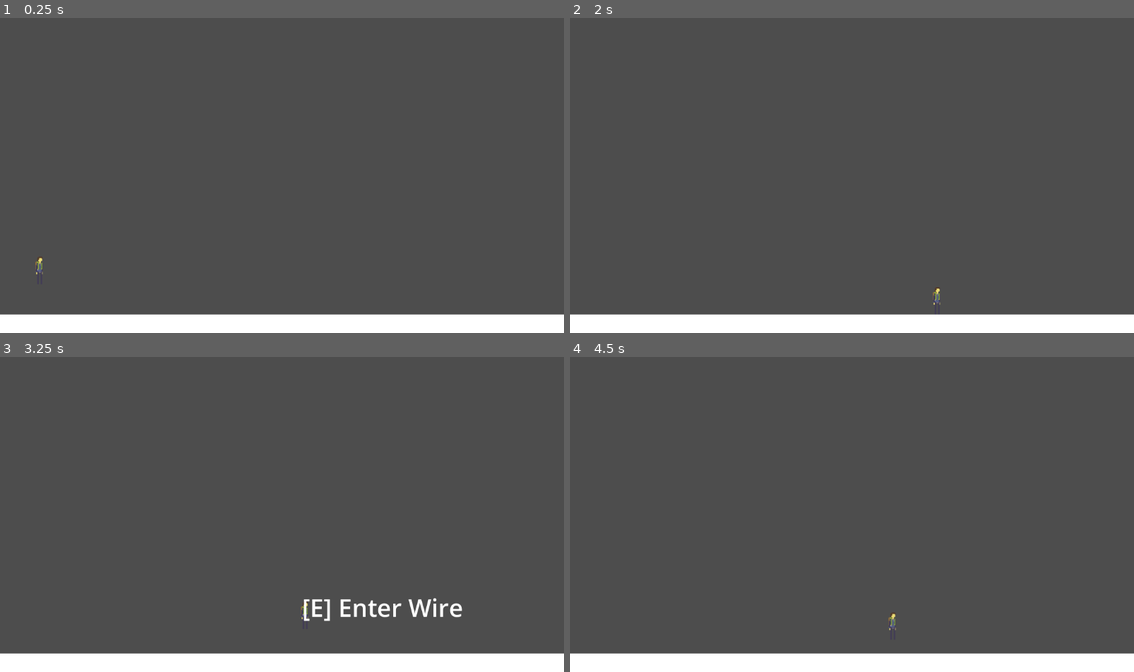
Above: before the commit, frames 1-4 (two rows, left to right).
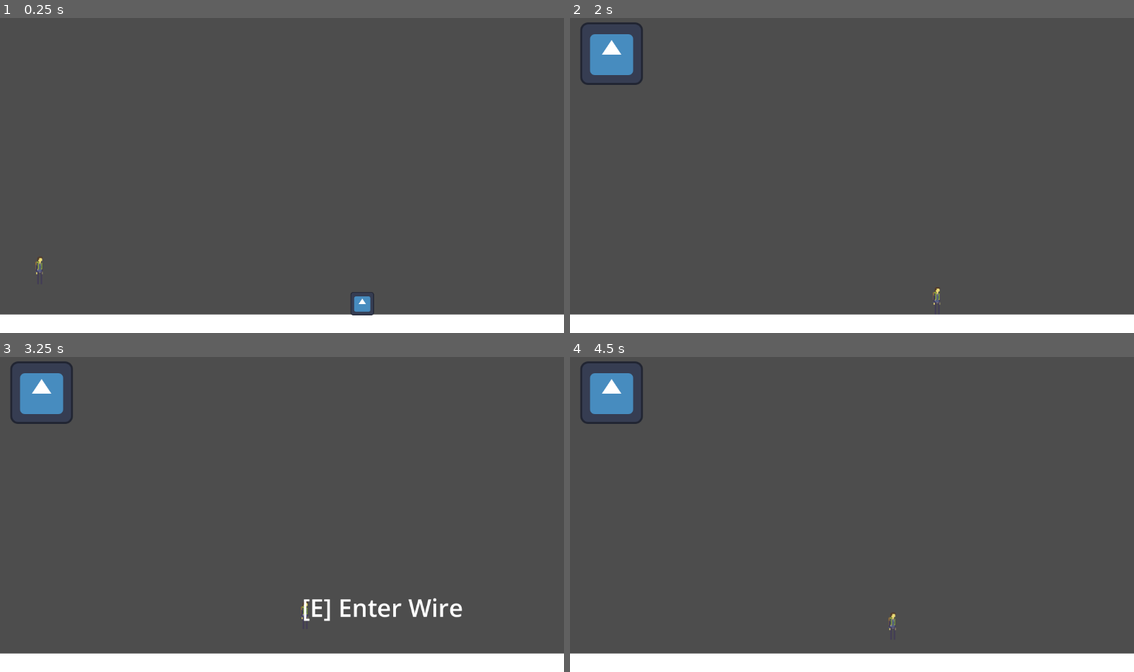
Above: after the commit, the same moments.

Repository: The-Spark-Industries/spark-energy
Game: Godot game, scene res://Master Scenes/level1.tscn
The game is run twice, just before and just after one commit, with the same random seed, the same clock (stepped at 60 frames per second) and the same inputs. The engine's default icon, where the game draws it, is replaced by a stand-in: a white triangle on a blue panel in a dark square.
Inputs:
- Up to frame 1 (0.25 s): no input
- Up to frame 2 (2 s): hold Right (ui_right) from 0.53 s (still down); tap E (interact) at 0.6, 1.35 s; tap Space (jump) at 0.77, 1.52 s
- Up to frame 3 (3.25 s): release Right (ui_right) at 2.03 s; hold Left (ui_left) 2.03-2.78 s; tap E (interact) at 2.1, 2.85 s; hold Right (ui_right) from 2.78 s (still down); tap Space (jump) at 3.02 s
- Up to frame 4 (4.5 s): tap E (interact) at 3.6, 4.35 s; tap Space (jump) at 3.77 s; release Right (ui_right) at 4.28 s; hold Left (ui_left) from 4.28 s (still down)

The runs differ from the first frame. In frame 1, 0.2% of the frame differs, in the area x 62-67%, y 87-95%; in frame 2, 1.3%, in the area x 1-13%, y 1-22%; in frame 3, 1.3%; in frame 4, 1.3%.

Commit message:
Finishing up

Diff:
--- a/Master Scenes/WaterShoes.tscn
+++ b/Master Scenes/WaterShoes.tscn
@@ -1,6 +1,7 @@
 [gd_scene format=3 uid="uid://g5lflum2cu2t"]
 
 [ext_resource type="Script" uid="uid://uy4ge4ox5n34" path="res://Scripts/WaterShoes.gd" id="1_water_shoes"]
+[ext_resource type="Texture2D" uid="uid://03g8lcmq571u" path="res://icon.svg" id="2_rhftb"]
 
 [sub_resource type="RectangleShape2D" id="RectangleShape2D_water_shoes"]
 size = Vector2(32, 32)
@@ -13,4 +14,7 @@
 shape = SubResource("RectangleShape2D_water_shoes")
 debug_color = Color(0, 0, 0, 0.41960785)
 
-[connection signal="area_entered" from="." to="." method="_on_area_entered"]
+[node name="Sprite2D" type="Sprite2D" parent="." unique_id=1819224295]
+position = Vector2(7.1525574e-07, 7.1525574e-07)
+scale = Vector2(0.25, 0.25)
+texture = ExtResource("2_rhftb")
--- a/Master Scenes/gameInterface.tscn
+++ b/Master Scenes/gameInterface.tscn
@@ -1,6 +1,6 @@
 [gd_scene format=3 uid="uid://u8w5e8g3euut"]
 
-[ext_resource type="Script" uid="uid://dls3n76f3qgr2" path="res://Master Scenes/game_interface.gd" id="1_bhmpg"]
+[ext_resource type="Script" uid="uid://dls3n76f3qgr2" path="res://Scripts/game_interface.gd" id="1_bhmpg"]
 [ext_resource type="Texture2D" uid="uid://03g8lcmq571u" path="res://icon.svg" id="1_j3ay2"]
 
 [node name="gameInterface" type="Control" unique_id=2083672228]
@@ -18,9 +18,10 @@
 offset_bottom = 9.0
 columns = 15
 
-[node name="Button" type="Button" parent="GridContainer" unique_id=1306053666]
-layout_mode = 2
-icon = ExtResource("1_j3ay2")
+[node name="Icon" type="Sprite2D" parent="GridContainer" unique_id=147067831]
+unique_name_in_owner = true
+position = Vector2(64, 59)
+texture = ExtResource("1_j3ay2")
 
 [node name="Button2" type="Button" parent="GridContainer" unique_id=817545553]
 visible = false
--- a/Master Scenes/game_interface.gd
+++ /dev/null
@@ -1,11 +0,0 @@
-extends Control
-
-
-# Called when the node enters the scene tree for the first time.
-func _ready() -> void:
-	pass # Replace with function body.
-
-
-# Called every frame. 'delta' is the elapsed time since the previous frame.
-func _process(delta: float) -> void:
-	pass
--- a/Master Scenes/level1.tscn
+++ b/Master Scenes/level1.tscn
@@ -2,12 +2,12 @@
 
 [ext_resource type="Script" uid="uid://ddurd58npppi" path="res://Scripts/Player.gd" id="1_vly50"]
 [ext_resource type="Texture2D" uid="uid://bbcour4btu45" path="res://1_Main Character Assets/Spark Assets/Spark Sprites/spark2.png" id="2_nuwp2"]
+[ext_resource type="PackedScene" uid="uid://u8w5e8g3euut" path="res://Master Scenes/gameInterface.tscn" id="3_303fj"]
 [ext_resource type="Script" uid="uid://hxb45dpv1eq5" path="res://Scripts/RoomCamera.gd" id="3_roomcam"]
 [ext_resource type="PackedScene" uid="uid://b3wrn5c1q8iuw" path="res://Master Scenes/pauseMenu.tscn" id="4_nuwp2"]
-[ext_resource type="Script" uid="uid://bqfwoq83t3tyc" path="res://Scripts/WireEnd.gd" id="4_wireend"]
 [ext_resource type="Script" uid="uid://b5agu4nw8ytqn" path="res://Scripts/WirePath.gd" id="5_wirepath"]
 [ext_resource type="Script" uid="uid://bqfwoq83t3tyc" path="res://Scripts/WireEnd.gd" id="6_wireend"]
-[ext_resource type="PackedScene" uid="uid://5ao3osj84mxr" path="res://Master Scenes/WaterBlock.tscn" id="7_rgorn"]
+[ext_resource type="PackedScene" uid="uid://dgy5vnulqv524" path="res://Master Scenes/WaterBlock.tscn" id="7_rgorn"]
 [ext_resource type="PackedScene" path="res://Master Scenes/Checkpoint.tscn" id="8_tiul6"]
 [ext_resource type="PackedScene" uid="uid://g5lflum2cu2t" path="res://Master Scenes/WaterShoes.tscn" id="9_gdrb5"]
 
@@ -92,6 +92,12 @@
 grow_vertical = 1
 scale = Vector2(1.2, 1.2)
 
+[node name="gameInterface" parent="RoomCamera" unique_id=2083672228 instance=ExtResource("3_303fj")]
+offset_left = -555.0
+offset_top = -307.0
+offset_right = -555.0
+offset_bottom = -307.0
+
 [node name="CharacterBody2D" type="CharacterBody2D" parent="." unique_id=1023514506]
 position = Vector2(406, 1156)
 script = ExtResource("1_vly50")
@@ -267,4 +273,5 @@
 position = Vector2(-192, 1229)
 
 [node name="WaterShoes" parent="." unique_id=1326362754 instance=ExtResource("9_gdrb5")]
-position = Vector2(-248, 1232)
+position = Vector2(1065, 1271)
+scale = Vector2(1.5, 1.5)
--- a/Master Scenes/spark.tscn
+++ b/Master Scenes/spark.tscn
@@ -7,10 +7,10 @@
 
 [node name="spark" type="CharacterBody2D" unique_id=1490817990 groups=["player"]]
 
-[node name="Sprite2D" type="Sprite2D" parent="." unique_id=622580897]
+[node name="Sprite2D" type="Sprite2D" parent="." unique_id=622580897 groups=["player"]]
 position = Vector2(0, -65)
 texture = ExtResource("1_bge2m")
 
-[node name="CollisionShape2D" type="CollisionShape2D" parent="." unique_id=1807555822]
+[node name="CollisionShape2D" type="CollisionShape2D" parent="." unique_id=1807555822 groups=["player"]]
 position = Vector2(-1, -64.5)
 shape = SubResource("RectangleShape2D_y6piv")
--- a/Scripts/WaterShoes.gd
+++ b/Scripts/WaterShoes.gd
@@ -8,14 +8,12 @@
 
 func _on_body_entered(body: Node2D) -> void:
 	if body.get_meta("tag", "") != "player":
+
 		return
 
 	# Safely set the flag on the player script, if it exists.
 	if "can_walk_on_water" in body:
 		body.can_walk_on_water = true
 
+	Global.add_item_to_inventory("WaterShoes")
 	queue_free()
-
-
-func _on_area_entered(area: Area2D) -> void:
-	pass # Replace with function body.
--- /dev/null
+++ b/Scripts/game_interface.gd
@@ -0,0 +1,19 @@
+extends Control
+
+func _ready() -> void:
+	print(Global.inventory)
+	#Global.inventory= []
+	if (Global.inventory.size() ==0):
+		%Icon.visible = false
+
+
+#Checks if there's anything in the inventory, to add it. Meant for the start of the game.
+func _process(delta: float) -> void:
+
+	if (Global.inventory.size() ==0):
+		%Icon.visible = false
+
+
+	else:
+
+		%Icon.visible = true
--- a/Scripts/global.gd
+++ b/Scripts/global.gd
@@ -6,7 +6,7 @@
 func set_checkpoint(pos: Vector2) -> void:
 	last_checkpoint_position = pos
 var inventory: Array = []
-var max_inventory_size= [100]
+var max_inventory_size= 100
 # Called when the node enters the scene tree for the first time.
 func _ready() -> void:
 	pass # Replace with function body.
@@ -17,7 +17,7 @@
 	pass
 
 
-func add_item_to_inventory(item:int):
+func add_item_to_inventory(item:String):
 	print(inventory)
 	for i in range(min(inventory.size(),max_inventory_size)):
 		if (inventory[i]==null):
Renamed: Master Scenes/game_interface.gd.uid -> Scripts/game_interface.gd.uid
